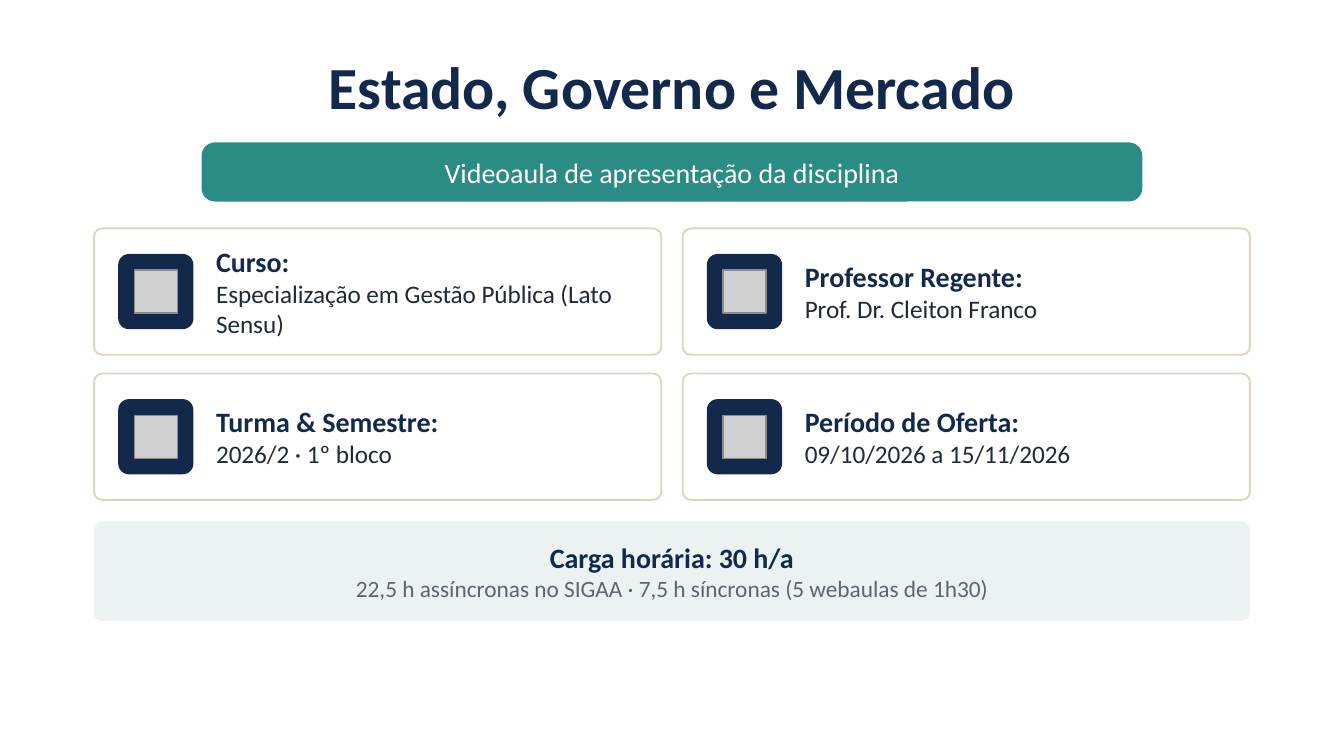
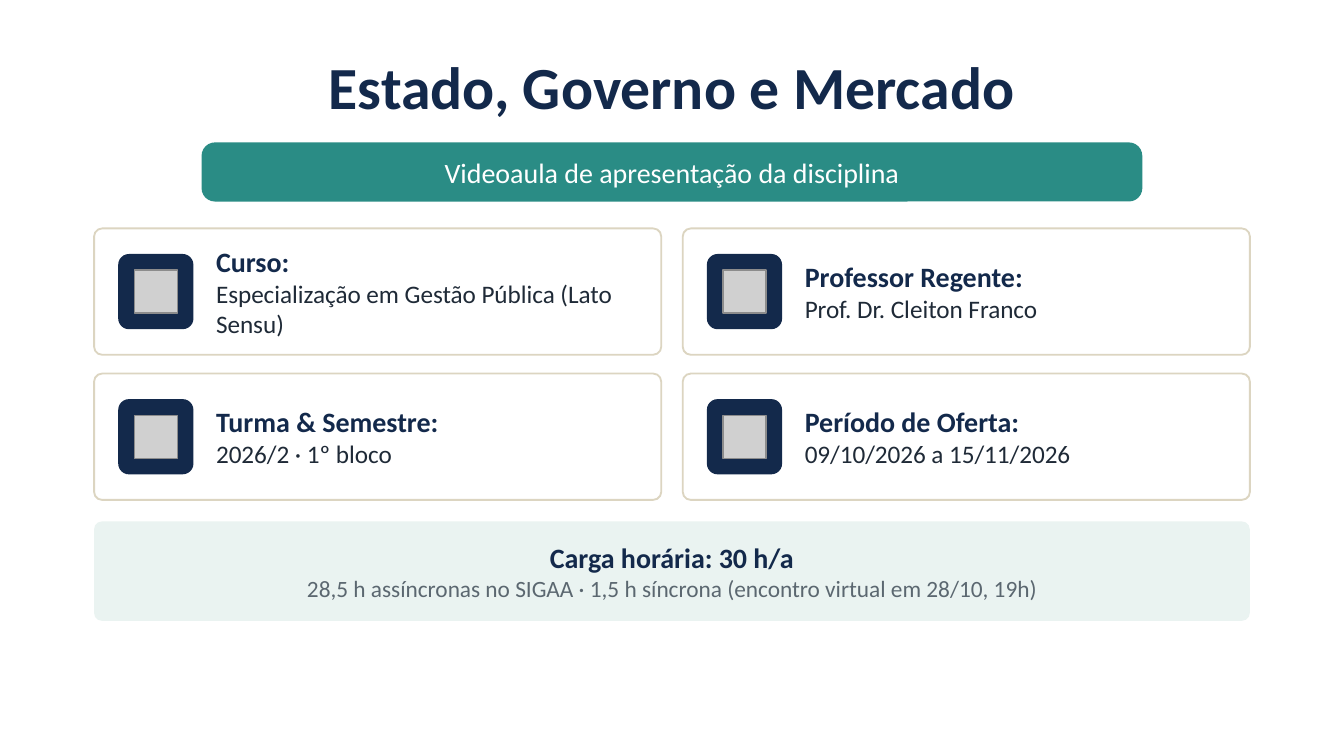
Before and after one commit to cleitonfranco74/gestao_publica, a slide deck: slide 2 of disciplina-01-estado-governo-mercado/materiais/00_Videoaula_de_Apresentacao.pptx. Drawn at 1344x756 pixels with LibreOffice and Linux fonts; fonts in the diff are those of the drawing; grey boxes stand for pictures; background and template pictures are left out. Boxes give left, top, right and bottom in pixels: in the first picture for what was removed or moved away, otherwise in the second. Text is boxed around its words. In the diff, an @@ line names an element or a change of style, - is before the commit and + after.

```diff
--- a/disciplina-01-estado-governo-mercado/materiais/00_Videoaula_de_Apresentacao.pptx
+++ b/disciplina-01-estado-governo-mercado/materiais/00_Videoaula_de_Apresentacao.pptx
@@ text in rounded rectangle at bbox=[307, 580, 1037, 600]: text changed @@
-22,5 h assíncronas no SIGAA · 7,5 h síncronas (5 webaulas de 1h30)
+28,5 h assíncronas no SIGAA · 1,5 h síncrona (encontro virtual em 28/10, 19h)
```
Also in this commit, not shown: 5 other slides changed, 17 other files.
